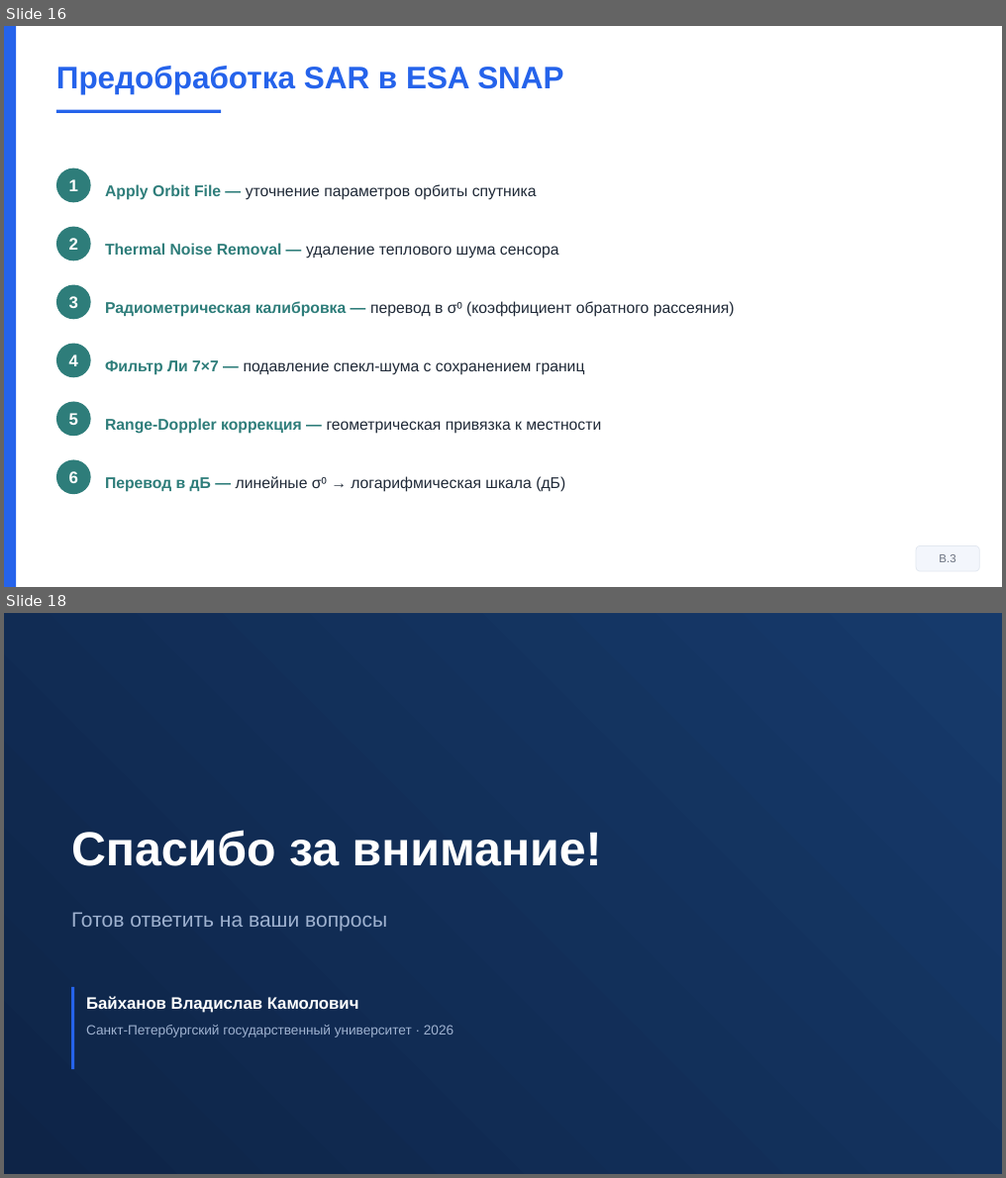
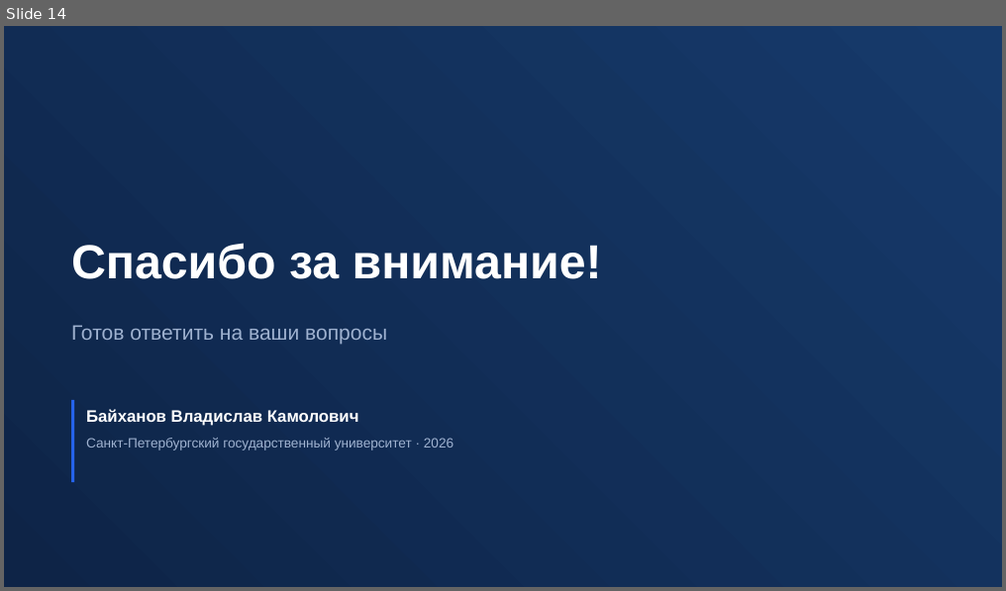
Before and after one commit to Confucius-hub/spbu_db_hw, a slide deck: thesis/vkr_final/Презентация_Финал_Байханов_2026.pptx. Shown one above the other, each under a label of ours: slides 16 and 18 before the commit, slide 14 after it; the slides between them are not shown. The pictures are 1006x1178 and 1006x591 pixels, drawn with LibreOffice and Linux fonts; fonts in the diff are those of the drawing. Boxes give left, top, right and bottom in pixels: in the first picture for what was removed or moved away, otherwise in the second. Text is boxed around its words. In the diff, an @@ line names an element or a change of style, - is before the commit and + after.

```diff
--- a/thesis/vkr_final/Презентация_Финал_Байханов_2026.pptx
+++ b/thesis/vkr_final/Презентация_Финал_Байханов_2026.pptx
@@ slide 16 removed at (4, 26, 1002, 587), background #FFFFFF @@
@@ rectangle removed at (4, 26, 16, 587) @@
@@ text removed at (56, 66, 563, 94) @@
-Предобработка SAR в ESA SNAP
@@ rectangle removed at (56, 110, 221, 113) @@
@@ ellipse removed at (56, 169, 91, 202) @@
-1
@@ text removed at (105, 184, 537, 200) @@
-Apply Orbit File — уточнение параметров орбиты спутника
@@ ellipse removed at (56, 227, 91, 261) @@
-2
@@ text removed at (105, 243, 559, 259) @@
-Thermal Noise Removal — удаление теплового шума сенсора
@@ ellipse removed at (56, 285, 91, 319) @@
-3
@@ text removed at (105, 301, 735, 317) @@
-Радиометрическая калибровка — перевод в σ⁰ (коэффициент обратного рассеяния)
@@ ellipse removed at (56, 344, 91, 377) @@
-4
@@ text removed at (105, 361, 585, 375) @@
-Фильтр Ли 7×7 — подавление спекл-шума с сохранением границ
@@ ellipse removed at (56, 402, 91, 436) @@
-5
@@ text removed at (105, 418, 601, 434) @@
-Range-Doppler коррекция — геометрическая привязка к местности
@@ ellipse removed at (56, 461, 91, 494) @@
-6
@@ text removed at (105, 476, 565, 492) @@
-Перевод в дБ — линейные σ⁰ → логарифмическая шкала (дБ)
@@ rounded rectangle removed at (916, 547, 979, 571) @@
-В.3
@@ what was slide 18 is now slide 14 @@
```
Also in this commit, not shown: 1 slide changed, 3 other slides removed, 3 other files.
